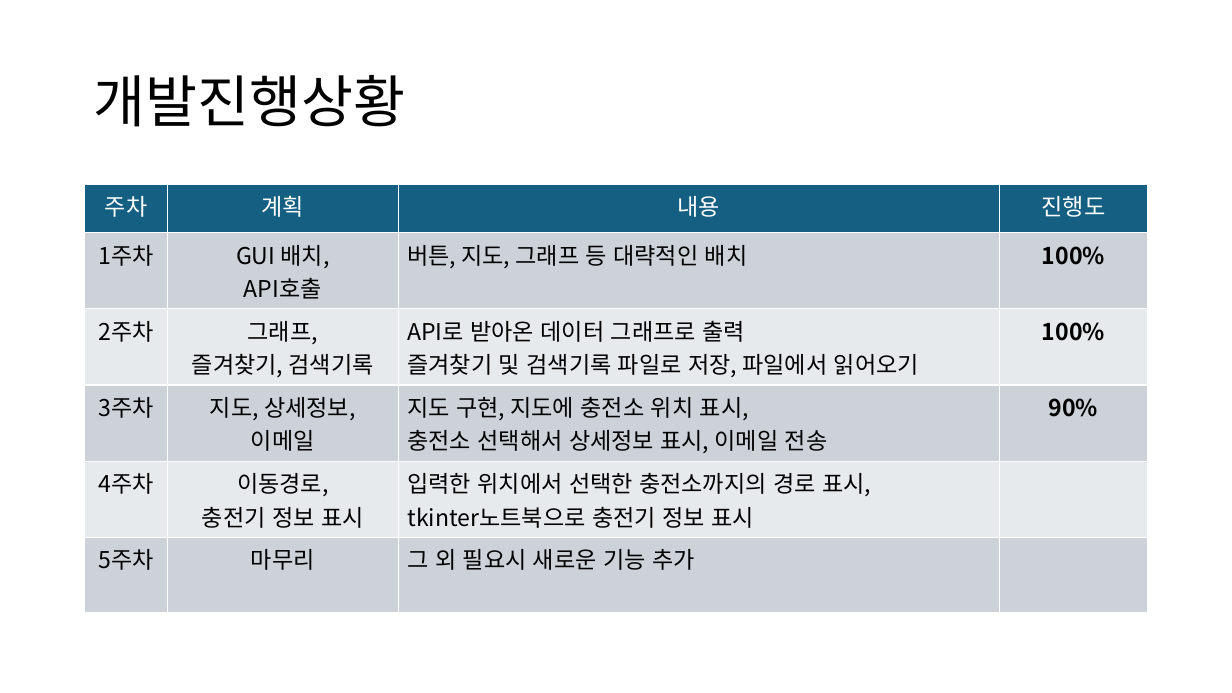
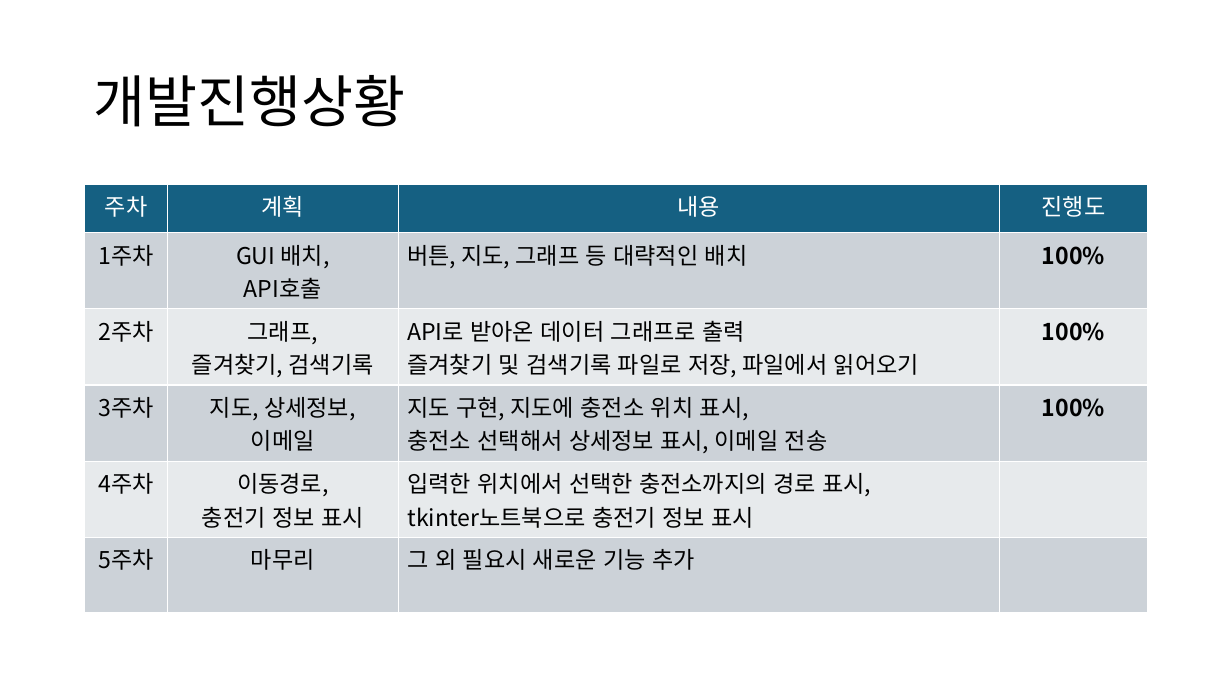
Before and after one commit to Jirung-E/Script_termproject, a slide deck: slide 3 of docs/스크립트언어_텀프로젝트_중간발표.pptx. Drawn at 1232x693 pixels with LibreOffice and Linux fonts; fonts in the diff are those of the drawing. Boxes give left, top, right and bottom in pixels: in the first picture for what was removed or moved away, otherwise in the second. Text is boxed around its words. In the diff, an @@ line names an element or a change of style, - is before the commit and + after.

```diff
--- a/docs/스크립트언어_텀프로젝트_중간발표.pptx
+++ b/docs/스크립트언어_텀프로젝트_중간발표.pptx
@@ table at box(85, 185, 1149, 607) @@
-row 4, column 4: 90%
+row 4, column 4: 100%
```
Also in this commit, not shown: 3 other files.
